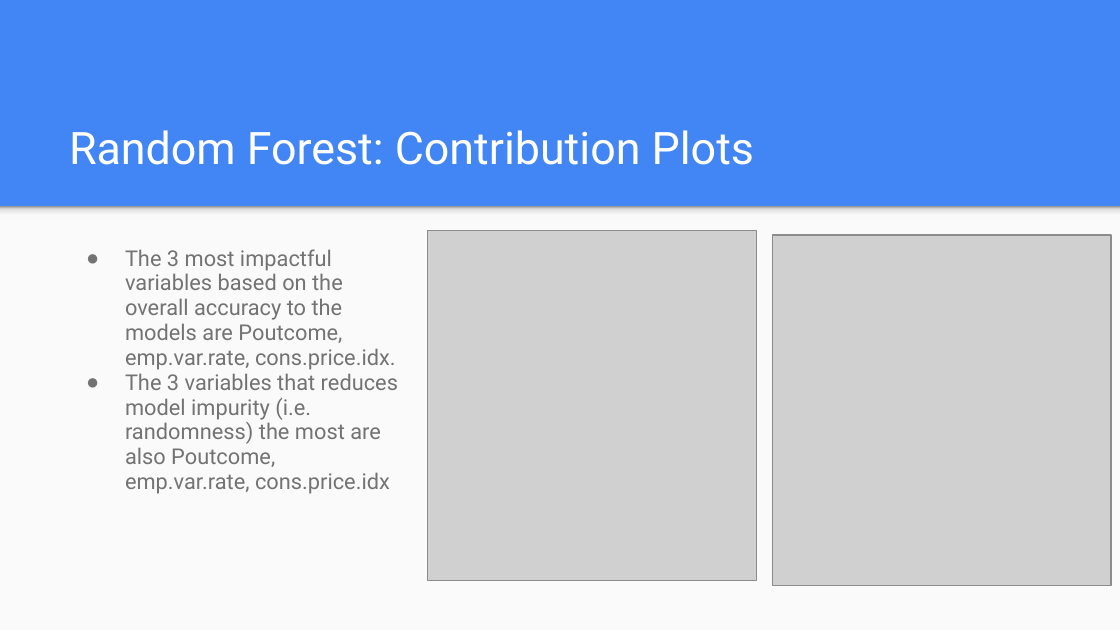
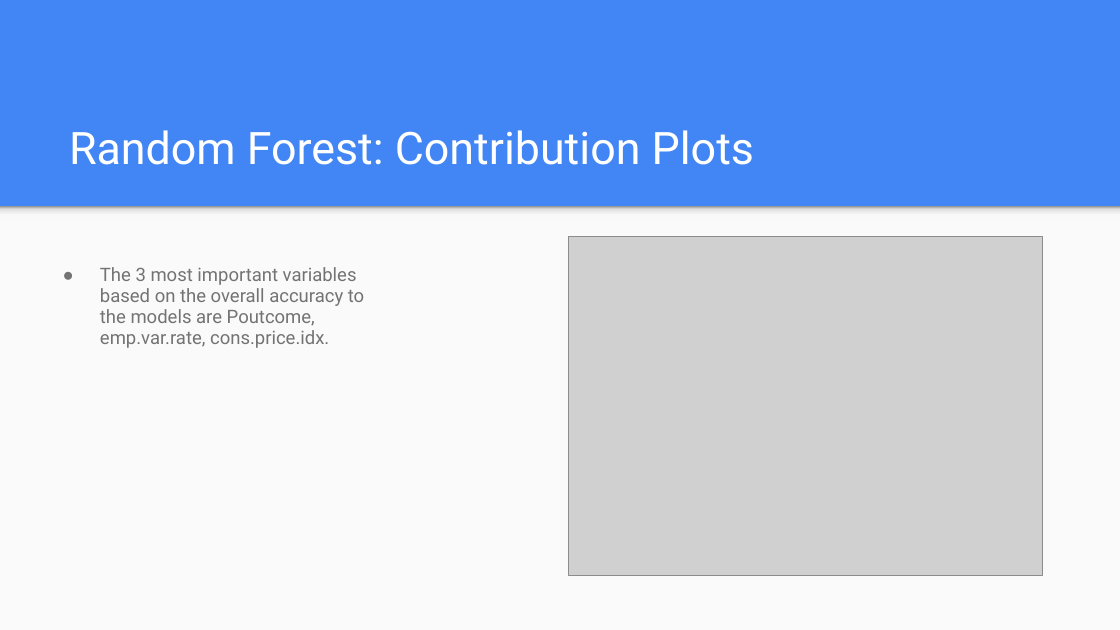
Before and after one commit to stedua22/6372-Project-2, a slide deck: slide 40 of Bank Dataset.pptx. Drawn at 1120x630 pixels with LibreOffice and Linux fonts; fonts in the diff are those of the drawing; grey boxes stand for pictures. Boxes give left, top, right and bottom in pixels: in the first picture for what was removed or moved away, otherwise in the second. Text is boxed around its words. In the diff, an @@ line names an element or a change of style, - is before the commit and + after.

```diff
--- a/Bank Dataset.pptx
+++ b/Bank Dataset.pptx
@@ picture removed at <box>428,231,757,581</box> @@
@@ picture: place and size @@
-picture at <box>773,235,1111,586</box>
+picture at <box>568,236,1042,575</box>
@@ text at <box>100,267,364,348</box>: text changed; size 14 to 11.9 pt @@
-● The 3 most impactful variables based on the overall accuracy to the models are Poutcome, emp.var.rate, cons.price.idx.
-● The 3 variables that reduces model impurity (i.e. randomness) the most are also Poutcome, emp.var.rate, cons.price.idx
+● The 3 most important variables based on the overall accuracy to the models are Poutcome, emp.var.rate, cons.price.idx.
```
Also in this commit, not shown: 5 other slides changed, 2 slides added, 1 other file.
